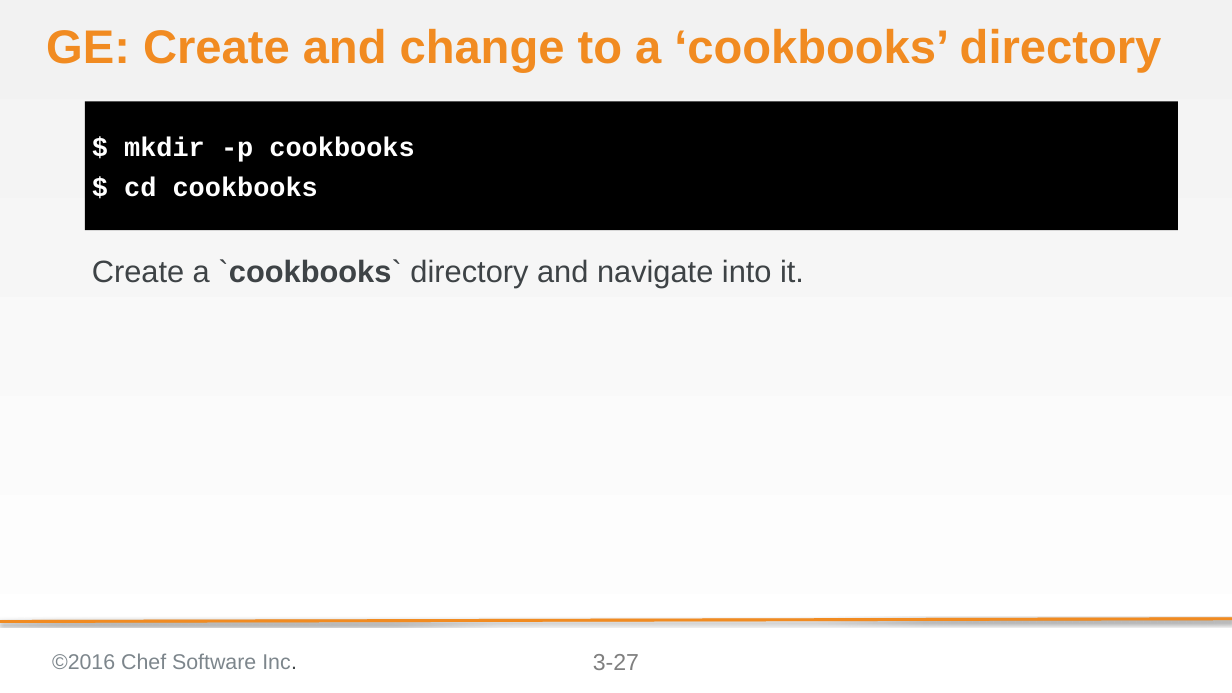
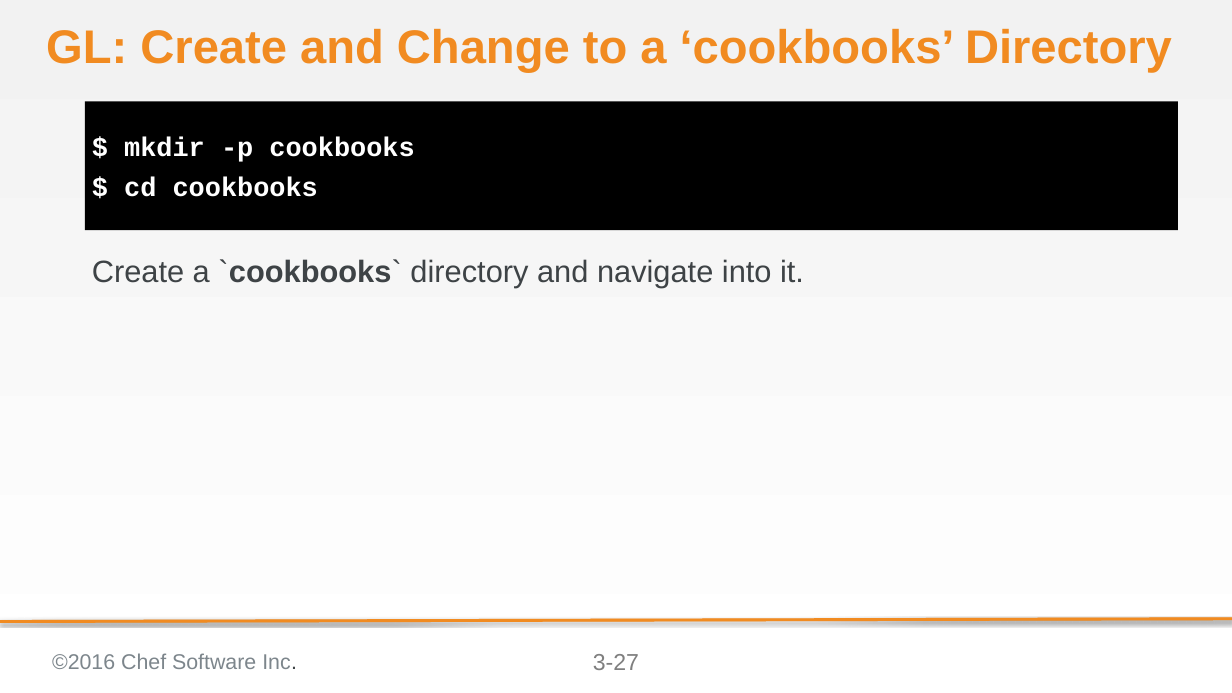
Before and after one commit to bchamby/chef-compliance-installation-configuration-operation, a slide deck: slide 27 of 03-initial-configuration-scans.pptx. Drawn at 1232x693 pixels with LibreOffice and Linux fonts; fonts in the diff are those of the drawing; background and template pictures are left out. Boxes give left, top, right and bottom in pixels: in the first picture for what was removed or moved away, otherwise in the second. Text is boxed around its words. In the diff, an @@ line names an element or a change of style, - is before the commit and + after.

```diff
--- a/03-initial-configuration-scans.pptx
+++ b/03-initial-configuration-scans.pptx
@@ title at [46, 29, 1172, 73]: text changed @@
-GE: Create and change to a ‘cookbooks’ directory
+GL: Create and Change to a ‘cookbooks’ Directory
```
Also in this commit, not shown: 40 other slides changed, 3 slides removed, 2 other files.
